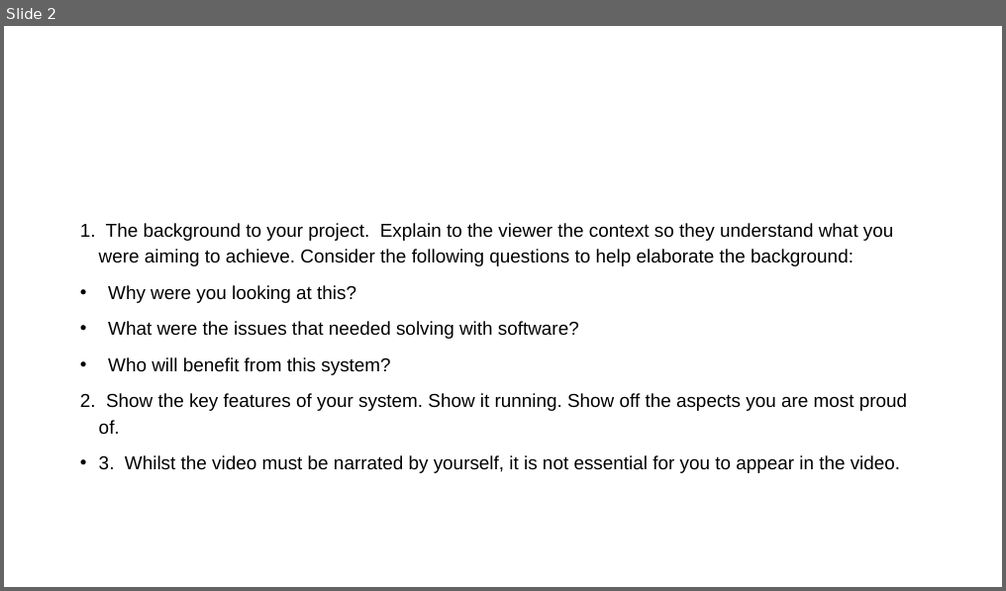
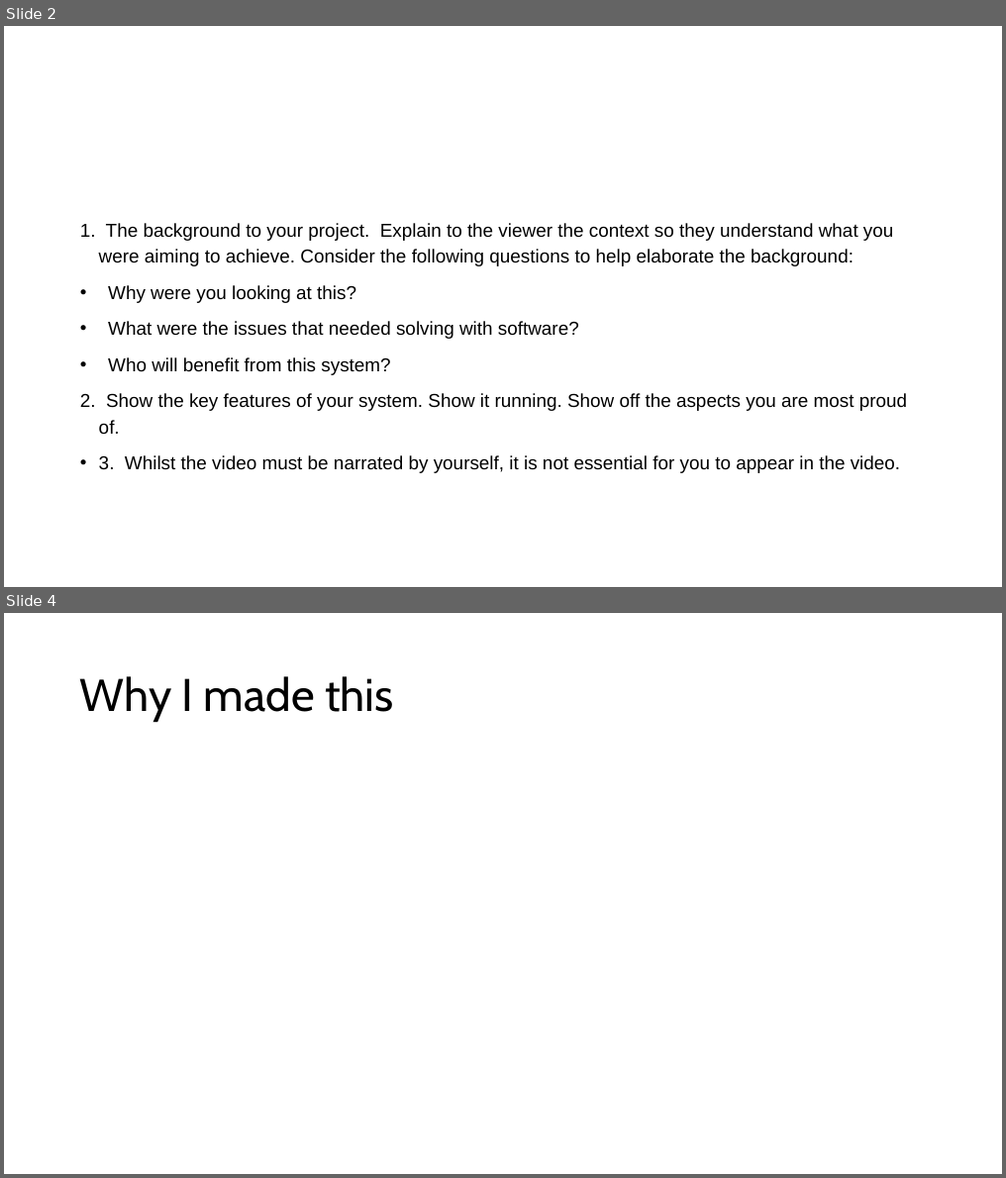
Before and after one commit to Mdot5596/Timeline-Takedown, a slide deck: Documentation/Report/Project Video.pptx. Shown one above the other, each under a label of ours: slide 2 before the commit, slides 2 and 4 after it; the slides between them are not shown. The pictures are 1006x591 and 1006x1178 pixels, drawn with LibreOffice and Linux fonts; fonts in the diff are those of the drawing. Boxes give left, top, right and bottom in pixels: in the first picture for what was removed or moved away, otherwise in the second. Text is boxed around its words. In the diff, an @@ line names an element or a change of style, - is before the commit and + after.

```diff
--- a/Documentation/Report/Project Video.pptx
+++ b/Documentation/Report/Project Video.pptx
@@ slide 4 added at [4, 613, 1002, 1174], background #FFFFFF @@
@@ title added at [80, 676, 394, 722], 44 pt, text #000000 @@
+Why I made this
```
Also in this commit, not shown: 3 other slides added, 2 slides removed, 15 other files.
